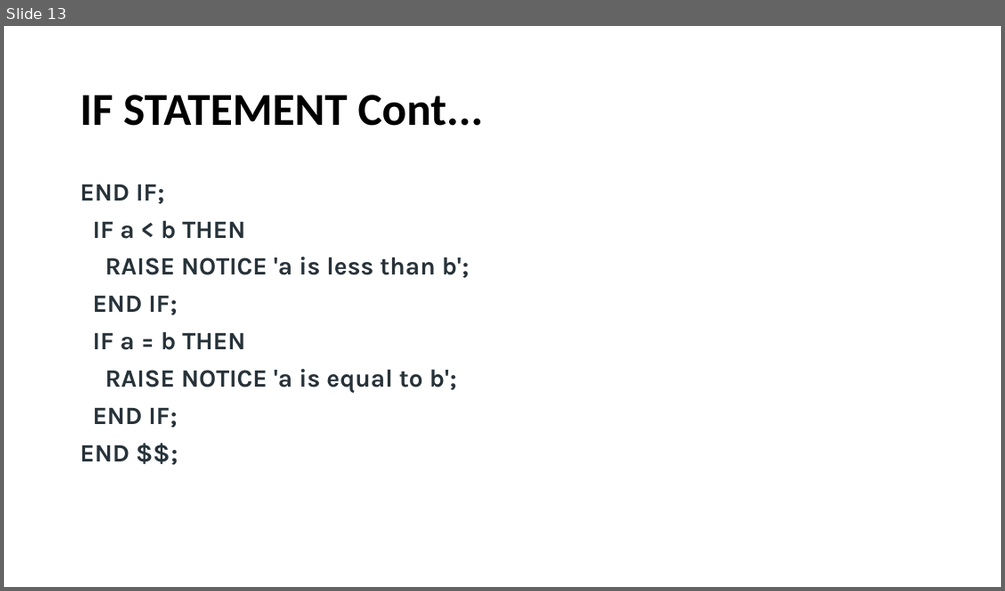
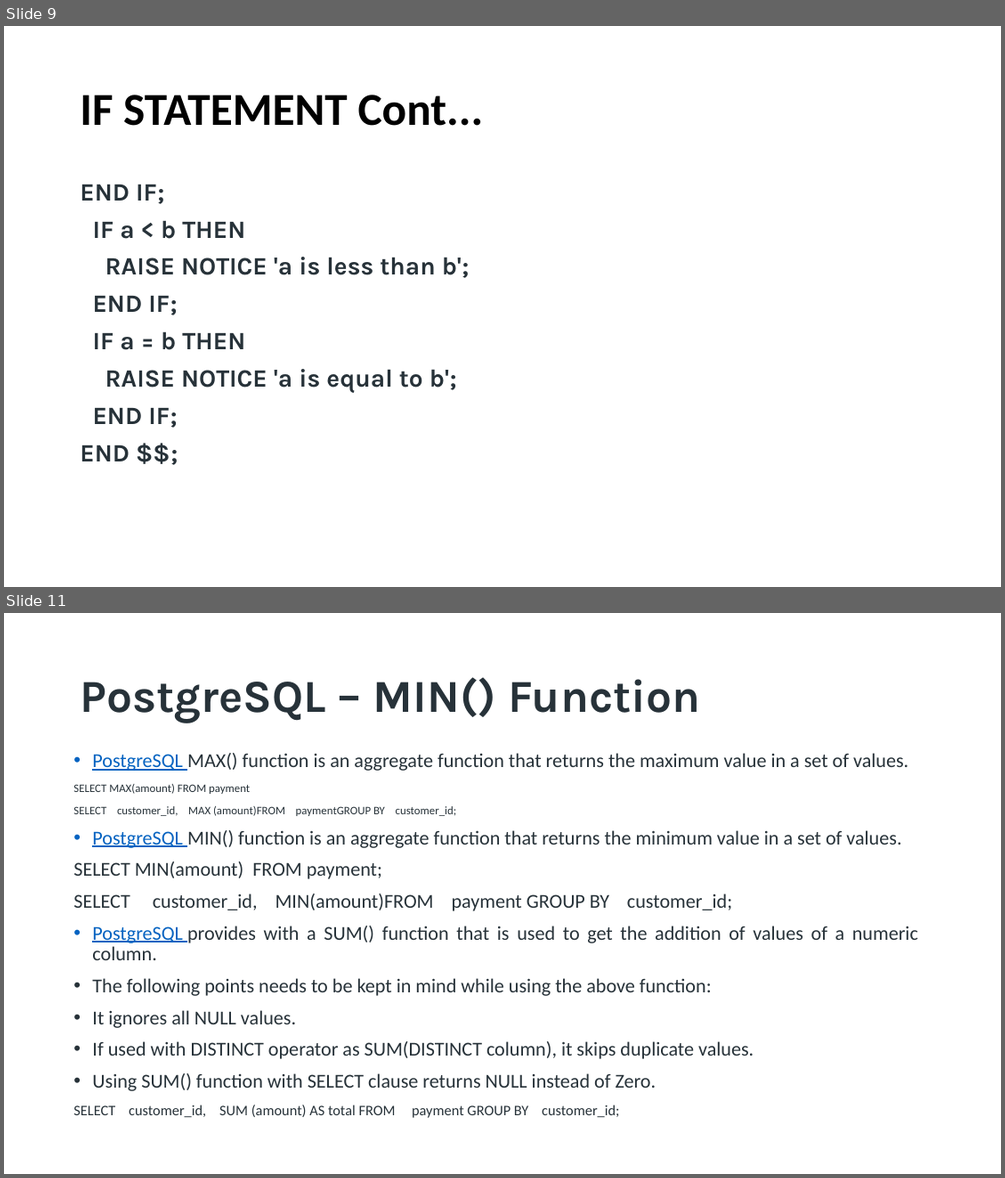
Before and after one commit to spoorthiempowher/Empowher-Curriculum-new, a slide deck: Postgres/postgress_session 3.pptx. Shown one above the other, each under a label of ours: slide 13 before the commit, slides 9 and 11 after it; the slides between them are not shown. The pictures are 1005x591 and 1005x1178 pixels, drawn with LibreOffice and Linux fonts; fonts in the diff are those of the drawing. Boxes give left, top, right and bottom in pixels: in the first picture for what was removed or moved away, otherwise in the second. Text is boxed around its words. In the diff, an @@ line names an element or a change of style, - is before the commit and + after.

Commit message:
Adding Postgress material

```diff
--- a/Postgres/postgress_session 3.pptx
+++ b/Postgres/postgress_session 3.pptx
@@ slide 11 added at [4,613,1001,1174], background #FFFFFF @@
@@ title added at [80,677,700,722], 44 pt, text #273239, bold @@
+PostgreSQL – MIN() Function
@@ text added at [73,753,918,1118], 19 pt, text #273239 @@
+• PostgreSQL MAX() function is an aggregate function that returns the maximum value in a set of values.
+SELECT MAX(amount) FROM payment
+SELECT customer_id, MAX (amount)FROM paymentGROUP BY customer_id;
+• PostgreSQL MIN() function is an aggregate function that returns the minimum value in a set of values.
+SELECT MIN(amount) FROM payment;
+SELECT customer_id, MIN(amount)FROM payment GROUP BY customer_id;
+• PostgreSQL provides with a SUM() function that is used to get the addition of values of a numeric column.
+• The following points needs to be kept in mind while using the above function:
+• It ignores all NULL values.
+• If used with DISTINCT operator as SUM(DISTINCT column), it skips duplicate values.
+• Using SUM() function with SELECT clause returns NULL instead of Zero.
+SELECT customer_id, SUM (amount) AS total FROM payment GROUP BY customer_id;
@@ what was slide 13 is now slide 9 @@
```
Also in this commit, not shown: 2 slides changed, 3 other slides added, 3 slides removed.
